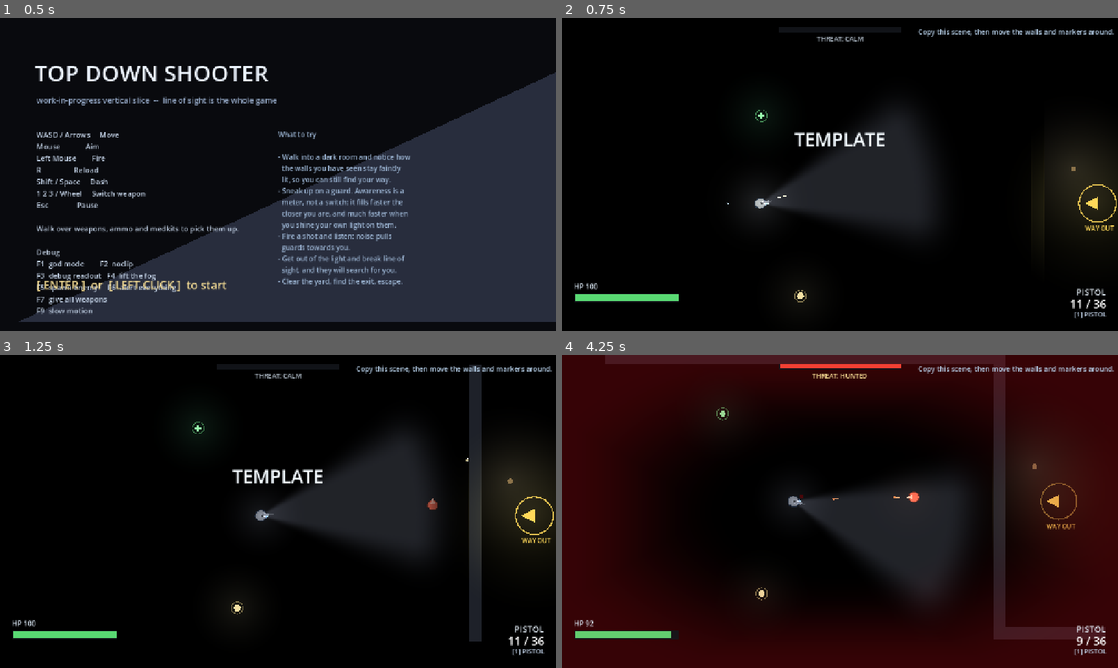
Above: before the commit, frames 1-4 (two rows, left to right).
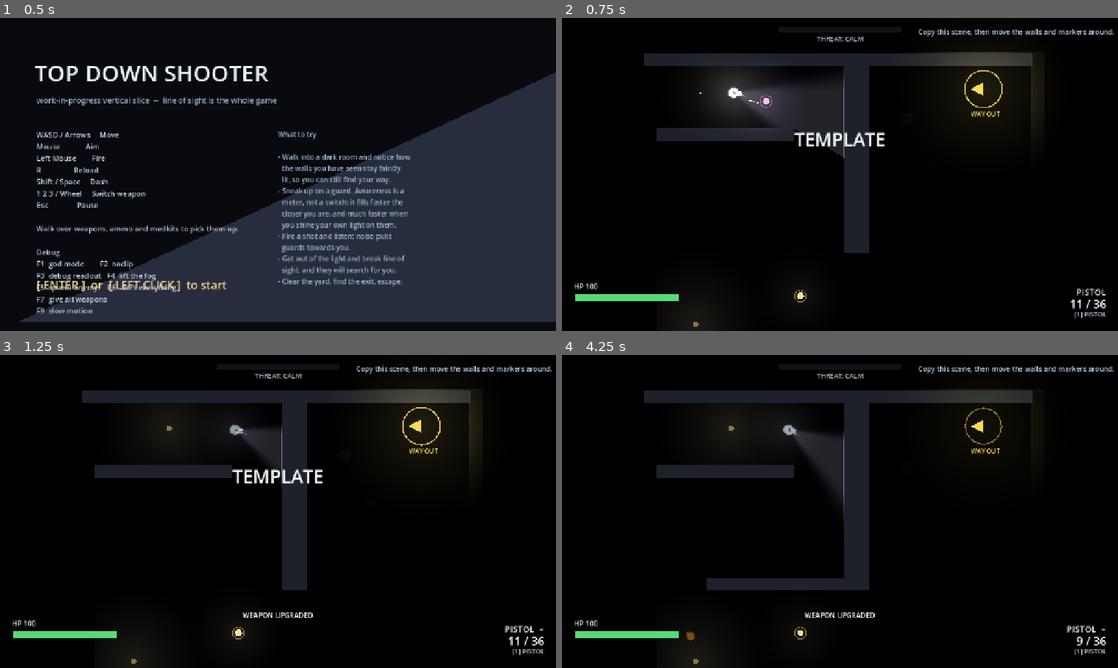
Above: after the commit, the same moments.

Repository: ThunderComplex/irregoulash
Game: Godot game, scene res://src/ui/title_screen.tscn
Two runs of this game, one before a commit and one after it. Both use one fixed random seed, a clock stepped at 60 frames per second and the inputs below.
Inputs (mouse positions are in pixels of both pictures, inside the frame that each line leads up to):
- Up to frame 1 (0.5 s): no input
- Up to frame 2 (0.75 s): tap Enter (ui_accept) at 0.5 s; move the mouse to (962, 158) at 0.52 s; hold D (move_right) from 0.53 s (still down); tap Shift (dash) at 0.6 s; click (962, 158) at 0.67 s
- Up to frame 3 (1.25 s): keep holding D (move_right); tap Enter (ui_accept) at 0.77 s
- Up to frame 4 (4.25 s): release D (move_right) at 1.25 s; drag from (728, 527) to (801, 608) at 1.27 s; move the mouse to (895, 442) at 2.02 s; hold D (move_right) 2.03-2.75 s; tap E (interact) at 2.1 s; drag from (812, 574) to (1056, 527) at 2.77 s; move the mouse to (1006, 558) at 3.52 s; hold A (move_left) from 3.53 s (still down); hold 2 (switch_2) from 3.53 s (still down); tap Enter (ui_accept) at 3.77 s

Frame 1 is identical in both runs. In frame 2, 18% of the frame differs, in the area x 14-100%, y 10-100%; in frame 3, 18%; in frame 4, 70%, in the area x 0-100%, y 0-100%.

Commit message:
enemy editing

Diff:
--- a/src/levels/level_03.tscn
+++ b/src/levels/level_03.tscn
@@ -2,10 +2,10 @@
 
 [ext_resource type="Script" uid="uid://cm18cddlcskw1" path="res://src/levels/level.gd" id="1_level"]
 [ext_resource type="PackedScene" path="res://src/levels/wall.tscn" id="2_wall"]
-[ext_resource type="Script" uid="uid://42vdeppvwt1a" path="res://src/levels/wall.gd" id="3_2bp2o"]
 [ext_resource type="PackedScene" path="res://src/levels/lamp.tscn" id="3_lamp"]
 [ext_resource type="PackedScene" path="res://src/enemies/enemy.tscn" id="4_enemy"]
 [ext_resource type="PackedScene" path="res://src/items/pickup.tscn" id="5_pickup"]
+[ext_resource type="Script" uid="uid://c1femwp0kyllt" path="res://src/enemies/enemy.gd" id="6_2bp2o"]
 [ext_resource type="PackedScene" path="res://src/levels/exit_zone.tscn" id="6_exit"]
 [ext_resource type="Script" uid="uid://tdmd7rqbsvoa" path="res://src/levels/patrol_route.gd" id="7_route"]
 
@@ -18,68 +18,161 @@
 z_index = -20
 position = Vector2(-67, 16)
 color = Color(0.13, 0.145, 0.175, 1)
-polygon = PackedVector2Array(-200, -200, 1480, -200, 1480, 968, -200, 968)
+polygon = PackedVector2Array(-200, -200, 1598, -194, 1598, 1044, -194, 1039)
 metadata/_edit_lock_ = true
 
 [node name="Walls" type="Node2D" parent="." unique_id=489981281]
 
-[node name="DrawnWall1" type="StaticBody2D" parent="Walls" unique_id=914626189 instance=ExtResource("2_wall")]
+[node name="DrawnWall1" parent="Walls" unique_id=914626189 instance=ExtResource("2_wall")]
 position = Vector2(496, 16)
-collision_mask = 0
-script = ExtResource("3_2bp2o")
 size = Vector2(992, 32)
 
-[node name="DrawnWall2" type="StaticBody2D" parent="Walls" unique_id=501171098 instance=ExtResource("2_wall")]
+[node name="DrawnWall2" parent="Walls" unique_id=501171098 instance=ExtResource("2_wall")]
 position = Vector2(1008, 352)
-collision_mask = 0
-script = ExtResource("3_2bp2o")
 size = Vector2(32, 704)
 
-[node name="DrawnWall3" type="StaticBody2D" parent="Walls" unique_id=943275266 instance=ExtResource("2_wall")]
+[node name="DrawnWall3" parent="Walls" unique_id=943275266 instance=ExtResource("2_wall")]
 position = Vector2(1136, 720)
-collision_mask = 0
-script = ExtResource("3_2bp2o")
 size = Vector2(288, 32)
 
-[node name="DrawnWall4" type="StaticBody2D" parent="Walls" unique_id=1659130937 instance=ExtResource("2_wall")]
+[node name="DrawnWall4" parent="Walls" unique_id=1659130937 instance=ExtResource("2_wall")]
 position = Vector2(1264, 832)
-collision_mask = 0
-script = ExtResource("3_2bp2o")
 size = Vector2(32, 192)
 
-[node name="DrawnWall5" type="StaticBody2D" parent="Walls" unique_id=1695043896 instance=ExtResource("2_wall")]
+[node name="DrawnWall5" parent="Walls" unique_id=1695043896 instance=ExtResource("2_wall")]
 position = Vector2(624, 912)
-collision_mask = 0
-script = ExtResource("3_2bp2o")
 size = Vector2(1248, 32)
+
+[node name="DrawnWall6" parent="Walls" unique_id=1667828308 instance=ExtResource("2_wall")]
+position = Vector2(16, 464)
+size = Vector2(32, 864)
+
+[node name="DrawnWall7" parent="Walls" unique_id=1387195553 instance=ExtResource("2_wall")]
+position = Vector2(208, 208)
+size = Vector2(352, 32)
+
+[node name="DrawnWall8" parent="Walls" unique_id=1528134491 instance=ExtResource("2_wall")]
+position = Vector2(544, 272)
+size = Vector2(64, 480)
+
+[node name="DrawnWall9" parent="Walls" unique_id=763453469 instance=ExtResource("2_wall")]
+position = Vector2(336, 496)
+size = Vector2(352, 32)
 
 [node name="Routes" type="Node2D" parent="." unique_id=1877469654]
 
-[node name="Route1" type="Node2D" parent="Routes" unique_id=1630084942]
+[node name="Guard1Route" type="Node2D" parent="Routes" unique_id=920663875]
 script = ExtResource("7_route")
 
-[node name="P0" type="Marker2D" parent="Routes/Route1" unique_id=534758417]
-position = Vector2(900, 180)
+[node name="P0" type="Marker2D" parent="Routes/Guard1Route" unique_id=1437040163]
+position = Vector2(928, 832)
 
-[node name="P1" type="Marker2D" parent="Routes/Route1" unique_id=1240942196]
-position = Vector2(900, 620)
+[node name="P1" type="Marker2D" parent="Routes/Guard1Route" unique_id=1666415156]
+position = Vector2(896, 384)
+
+[node name="P2" type="Marker2D" parent="Routes/Guard1Route" unique_id=169050482]
+position = Vector2(672, 416)
+
+[node name="P3" type="Marker2D" parent="Routes/Guard1Route" unique_id=304288634]
+position = Vector2(704, 832)
+
+[node name="Scout1Route" type="Node2D" parent="Routes" unique_id=1953648931]
+script = ExtResource("7_route")
+
+[node name="P0" type="Marker2D" parent="Routes/Scout1Route" unique_id=1186399171]
+position = Vector2(96, 608)
+
+[node name="P1" type="Marker2D" parent="Routes/Scout1Route" unique_id=43748273]
+position = Vector2(96, 352)
+
+[node name="P2" type="Marker2D" parent="Routes/Scout1Route" unique_id=1391491214]
+position = Vector2(352, 352)
+
+[node name="P3" type="Marker2D" parent="Routes/Scout1Route" unique_id=1908807305]
+position = Vector2(146, 453)
+
+[node name="Heavy1Route" type="Node2D" parent="Routes" unique_id=822893929]
+script = ExtResource("7_route")
+
+[node name="P0" type="Marker2D" parent="Routes/Heavy1Route" unique_id=1735206322]
+position = Vector2(640, 704)
+
+[node name="P1" type="Marker2D" parent="Routes/Heavy1Route" unique_id=2123471850]
+position = Vector2(800, 704)
+
+[node name="P2" type="Marker2D" parent="Routes/Heavy1Route" unique_id=482895865]
+position = Vector2(832, 320)
+
+[node name="Heavy2Route" type="Node2D" parent="Routes" unique_id=1947380701]
+script = ExtResource("7_route")
+
+[node name="P0" type="Marker2D" parent="Routes/Heavy2Route" unique_id=211982289]
+position = Vector2(704, 384)
+
+[node name="P1" type="Marker2D" parent="Routes/Heavy2Route" unique_id=1622068472]
+position = Vector2(896, 256)
+
+[node name="Heavy3Route" type="Node2D" parent="Routes" unique_id=1590303360]
+script = ExtResource("7_route")
+
+[node name="P0" type="Marker2D" parent="Routes/Heavy3Route" unique_id=1396834570]
+position = Vector2(576, 640)
+
+[node name="P1" type="Marker2D" parent="Routes/Heavy3Route" unique_id=1430855522]
+position = Vector2(704, 672)
+
+[node name="P2" type="Marker2D" parent="Routes/Heavy3Route" unique_id=32160052]
+position = Vector2(736, 608)
 
 [node name="PlayerSpawn" type="Marker2D" parent="." unique_id=299208256]
-position = Vector2(220, 384)
+position = Vector2(151, 101)
 
 [node name="Lamps" type="Node2D" parent="." unique_id=1513915081]
 
 [node name="Lamp0" parent="Lamps" unique_id=942547430 instance=ExtResource("3_lamp")]
-position = Vector2(1098, 296)
+position = Vector2(223, 97)
+radius = 210.0
+flicker = false
+
+[node name="Lamp0" parent="Lamps/Lamp0" unique_id=280772374 instance=ExtResource("3_lamp")]
+position = Vector2(-91, 596)
 radius = 210.0
 flicker = false
 
 [node name="Enemies" type="Node2D" parent="." unique_id=1456907366]
 
-[node name="Enemy0" parent="Enemies" unique_id=713387610 instance=ExtResource("4_enemy")]
-position = Vector2(900, 400)
-rotation = 3.14159
-patrol_route = NodePath("../../Routes/Route1")
+[node name="Guard1" parent="Enemies" unique_id=304786861 instance=ExtResource("4_enemy")]
+position = Vector2(1120, 832)
+patrol_route = NodePath("../../Routes/Guard1Route")
+
+[node name="Scout1" parent="Enemies" unique_id=1762736109 instance=ExtResource("4_enemy")]
+position = Vector2(352, 832)
+archetype_id = "scout"
+patrol_route = NodePath("../../Routes/Scout1Route")
+
+[node name="Heavy1" type="CharacterBody2D" parent="Enemies" unique_id=23929349 instance=ExtResource("4_enemy")]
+position = Vector2(672, 160)
+collision_layer = 4
+motion_mode = 1
+script = ExtResource("6_2bp2o")
+archetype_id = "heavy"
+patrol_route = NodePath("../../Routes/Heavy1Route")
+
+[node name="Heavy2" type="CharacterBody2D" parent="Enemies" unique_id=627414422 instance=ExtResource("4_enemy")]
+position = Vector2(736, 288)
+collision_layer = 4
+motion_mode = 1
+script = ExtResource("6_2bp2o")
+archetype_id = "heavy"
+patrol_route = NodePath("../../Routes/Heavy2Route")
+
+[node name="Heavy3" type="CharacterBody2D" parent="Enemies" unique_id=1970171420 instance=ExtResource("4_enemy")]
+position = Vector2(608, 512)
+collision_layer = 4
+motion_mode = 1
+script = ExtResource("6_2bp2o")
+archetype_id = "heavy"
+patrol_route = NodePath("../../Routes/Heavy3Route")
 
 [node name="Pickups" type="Node2D" parent="." unique_id=1600841955]
 
@@ -87,10 +180,11 @@
 position = Vector2(400, 620)
 
 [node name="Pickup1" parent="Pickups" unique_id=1346110672 instance=ExtResource("5_pickup")]
-position = Vector2(300, 160)
-kind = "health"
+position = Vector2(312, 123)
+kind = "upgrade"
+weapon_id = "pistol"
 amount = 35
 
 [node name="Exit0" parent="." unique_id=1191661962 instance=ExtResource("6_exit")]
-position = Vector2(1160, 384)
+position = Vector2(868, 92)
 is_final = true
--- a/src/levels/level_lint.gd
+++ b/src/levels/level_lint.gd
@@ -64,8 +64,12 @@
 
 	# --- patrol routes
 	for route: PatrolRoute in routes:
-		if route.points().size() < 2:
-			problems.append("patrol route '%s' has fewer than 2 waypoints" % route.name)
+		var waypoints: int = route.points().size()
+		if waypoints == 0:
+			problems.append("patrol route '%s' has no waypoints" % route.name)
+		elif waypoints == 1:
+			# A single waypoint is a legitimate "stand here and scan" post.
+			notes.append("route '%s' has one waypoint: that enemy will stand and scan" % route.name)
 	for enemy: Enemy in enemies:
 		if enemy.patrol_route == NodePath():
 			continue
Not shown, changed: addons/level_tools/level_tools_plugin.gd
Not shown, changed: docs/LEVEL_AUTHORING.md
